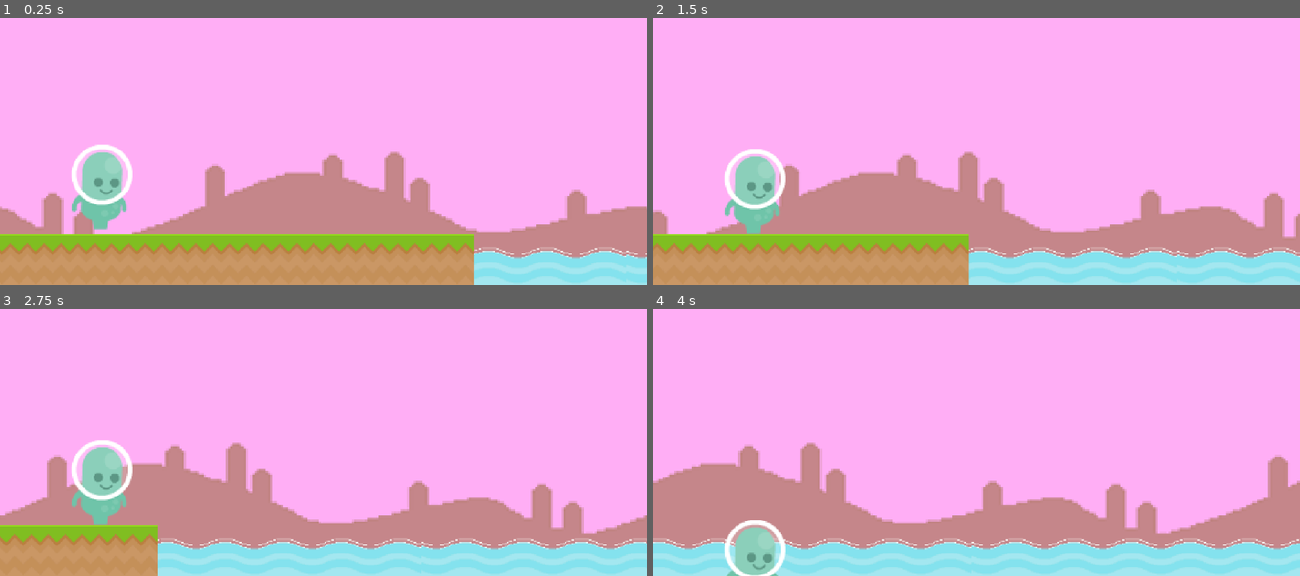
Above: before the commit, frames 1-4 (two rows, left to right).
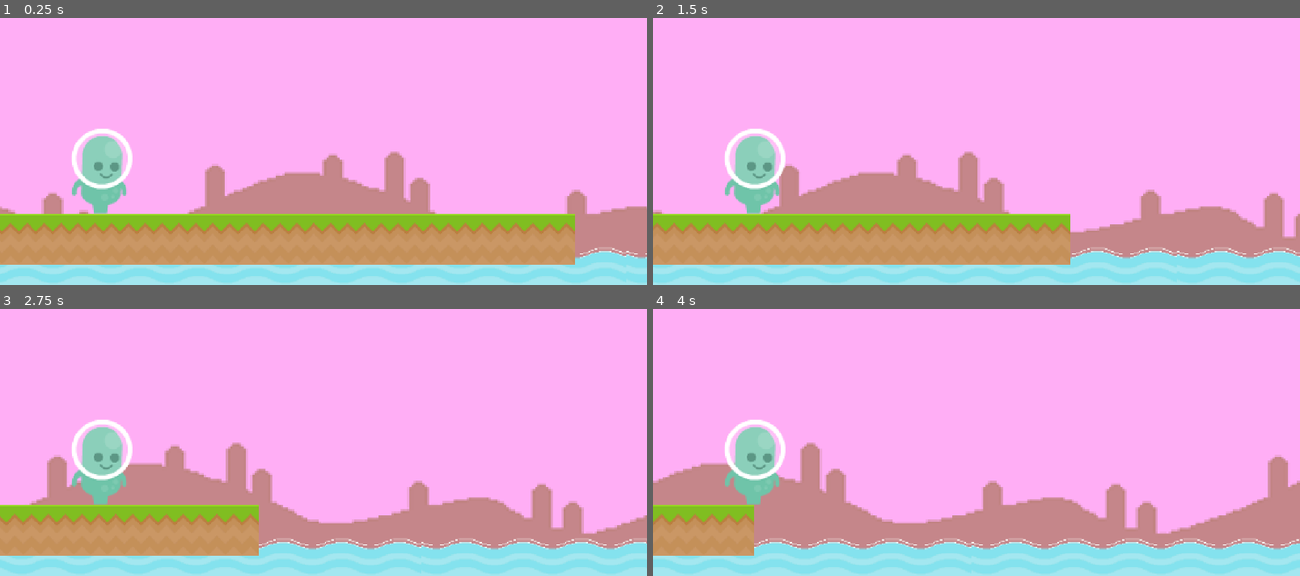
Above: after the commit, the same moments.

Repository: coruja182/zenva-godot-2024-tier-3
Game: Godot game, scene res://Scenes/world.tscn
The game is run twice, just before and just after one commit, with the same random seed, the same clock (stepped at 60 frames per second) and the same inputs.
Inputs:
- Up to frame 1 (0.25 s): no input
- Up to frame 2 (1.5 s): tap Enter (ui_accept) at 0.5, 0.77 s
- Up to frame 3 (2.75 s): tap Enter (ui_accept) at 1.52 s
- Up to frame 4 (4 s): tap Enter (ui_accept) at 3.02, 3.77 s

The runs differ from the first frame. In frame 1, 20% of the frame differs, in the area x 0-89%, y 41-100%; in frame 2, 15%; in frame 3, 10%; in frame 4, 6.1%.

Commit message:
chore(infinite scroller): creating initial platforms

Diff:
--- /dev/null
+++ b/infinite-scroller-project/Scenes/platform.tscn
@@ -0,0 +1,19 @@
+[gd_scene load_steps=5 format=3 uid="uid://ddjerdybcb0g5"]
+
+[ext_resource type="Texture2D" uid="uid://d1rbts8l8aguc" path="res://Assets/images/floor.png" id="1_n5262"]
+[ext_resource type="Script" uid="uid://c1ps6lye00cep" path="res://Scripts/platform.gd" id="2_mrs20"]
+
+[sub_resource type="TileSetAtlasSource" id="TileSetAtlasSource_o06y3"]
+texture = ExtResource("1_n5262")
+texture_region_size = Vector2i(40, 40)
+0:0/0 = 0
+0:0/0/physics_layer_0/polygon_0/points = PackedVector2Array(-20, -20, 20, -20, 20, 20, -20, 20)
+
+[sub_resource type="TileSet" id="TileSet_fo5ed"]
+tile_size = Vector2i(40, 40)
+physics_layer_0/collision_layer = 1
+sources/1 = SubResource("TileSetAtlasSource_o06y3")
+
+[node name="Platform" type="TileMapLayer"]
+tile_set = SubResource("TileSet_fo5ed")
+script = ExtResource("2_mrs20")
--- a/infinite-scroller-project/Scenes/world.tscn
+++ b/infinite-scroller-project/Scenes/world.tscn
@@ -1,12 +1,11 @@
-[gd_scene load_steps=17 format=3 uid="uid://bnx6xqy8q5w85"]
+[gd_scene load_steps=14 format=3 uid="uid://bnx6xqy8q5w85"]
 
 [ext_resource type="Texture2D" uid="uid://b8p0w5650fwus" path="res://Assets/images/background.png" id="1_a02cp"]
 [ext_resource type="Script" uid="uid://clbqg6q0r4bse" path="res://Scripts/parallax_bg.gd" id="1_go701"]
 [ext_resource type="Texture2D" uid="uid://bn8qs6ola1pym" path="res://Assets/images/water.png" id="3_5a7ea"]
 [ext_resource type="Texture2D" uid="uid://dbnn275pk338d" path="res://Assets/images/player_spritesheet.png" id="4_8j60k"]
 [ext_resource type="Script" uid="uid://bf11ru55xa735" path="res://Scripts/player.gd" id="4_fo5ed"]
-[ext_resource type="Texture2D" uid="uid://d1rbts8l8aguc" path="res://Assets/images/floor.png" id="6_5ukr8"]
-[ext_resource type="Script" uid="uid://c1ps6lye00cep" path="res://Scripts/platform.gd" id="7_o06y3"]
+[ext_resource type="Script" uid="uid://bx63vdbga1auy" path="res://Scripts/platform_spawner.gd" id="6_5ukr8"]
 
 [sub_resource type="AtlasTexture" id="AtlasTexture_fo5ed"]
 atlas = ExtResource("4_8j60k")
@@ -55,17 +54,6 @@
 radius = 16.0
 height = 66.0
 
-[sub_resource type="TileSetAtlasSource" id="TileSetAtlasSource_o06y3"]
-texture = ExtResource("6_5ukr8")
-texture_region_size = Vector2i(40, 40)
-0:0/0 = 0
-0:0/0/physics_layer_0/polygon_0/points = PackedVector2Array(-20, -20, 20, -20, 20, 20, -20, 20)
-
-[sub_resource type="TileSet" id="TileSet_fo5ed"]
-tile_size = Vector2i(40, 40)
-physics_layer_0/collision_layer = 1
-sources/1 = SubResource("TileSetAtlasSource_o06y3")
-
 [node name="World" type="Node2D"]
 
 [node name="ParallaxBG" type="ParallaxBackground" parent="."]
@@ -97,13 +85,11 @@
 [node name="AnimatedSprite2D" type="AnimatedSprite2D" parent="Player"]
 position = Vector2(0, -2)
 sprite_frames = SubResource("SpriteFrames_5a7ea")
-frame_progress = 0.825301
+frame_progress = 0.326004
 
 [node name="CollisionShape2D" type="CollisionShape2D" parent="Player"]
 position = Vector2(0, -1)
 shape = SubResource("CapsuleShape2D_8j60k")
 
-[node name="Platform" type="TileMapLayer" parent="."]
-position = Vector2(0, 216)
-tile_set = SubResource("TileSet_fo5ed")
-script = ExtResource("7_o06y3")
+[node name="PlatformSpawner" type="Node" parent="."]
+script = ExtResource("6_5ukr8")
--- a/infinite-scroller-project/Scripts/platform.gd
+++ b/infinite-scroller-project/Scripts/platform.gd
@@ -3,15 +3,14 @@
 
 
 var speed: int = 100
-var platform_size: int = 10
+var platform_size: int = 2
 
 
 func _physics_process(delta: float) -> void:
 	position.x -= speed * delta
 
 
-func _ready():
-	# Creating the platform programmatically
+func set_plaforms():
 	for i in range(0, platform_size):
 		var l_coords = Vector2i(i, 0)
 		var l_source_id = 1
--- /dev/null
+++ b/infinite-scroller-project/Scripts/platform_spawner.gd
@@ -0,0 +1,18 @@
+extends Node
+
+
+var platform_scene: PackedScene = preload("res://Scenes/platform.tscn")
+var pool_size: int = 4
+var platform_pool: Array = []
+
+
+func _ready():
+	# initialize the object pool
+	for i in range(pool_size):
+		var platform_temp: Platform = platform_scene.instantiate()
+		platform_temp.show()
+		platform_temp.platform_size = 3
+		platform_temp.set_plaforms()
+		platform_temp.position = Vector2(i * (40 * 3), 200)
+		platform_pool.append(platform_temp)
+		add_child(platform_temp)
Not shown, added: infinite-scroller-project/Scripts/platform_spawner.gd.uid
